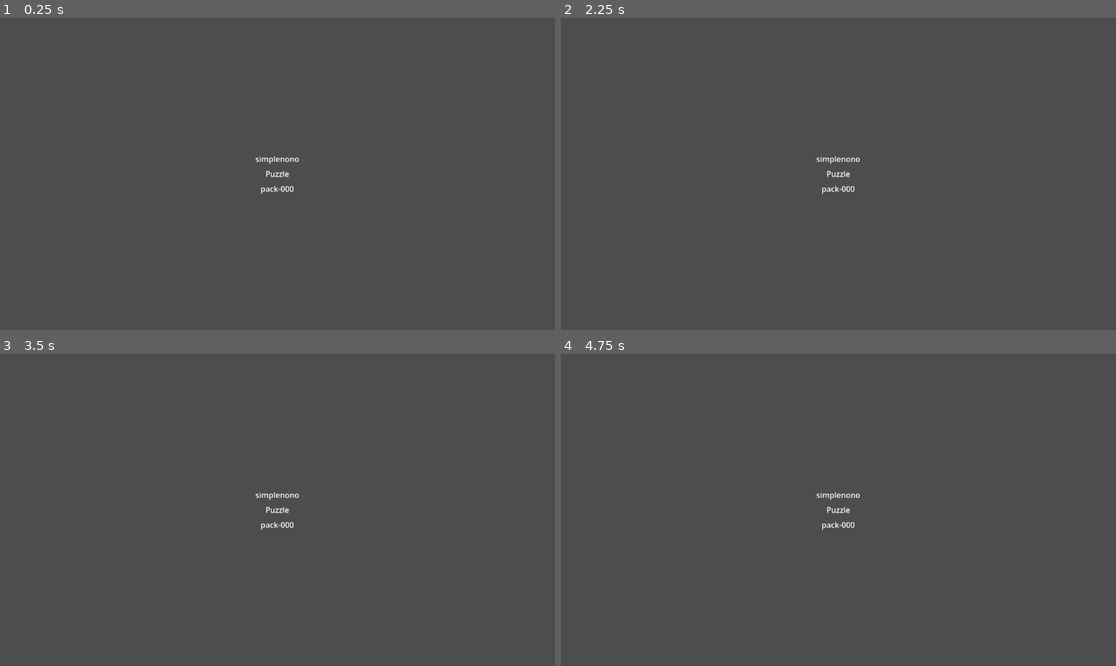
Above: before the commit, frames 1-4 (two rows, left to right).
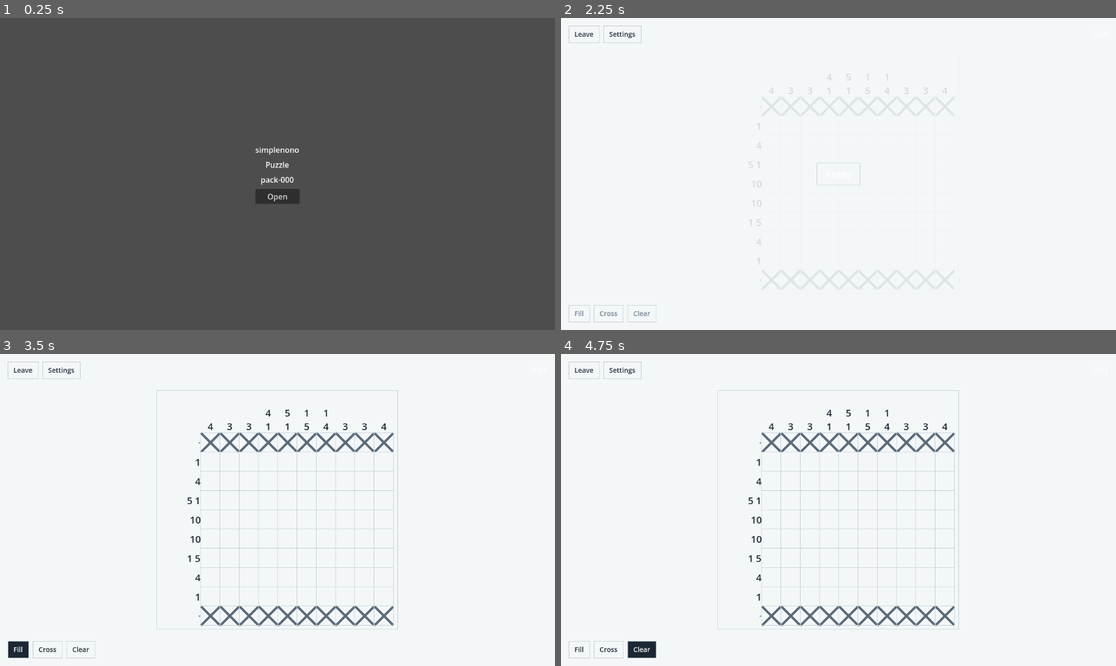
Above: after the commit, the same moments.

Repository: waigore/simplenono
Game: Godot game, scene res://presentation/shell.tscn
Same seed, same stepped clock (60 frames per second), same inputs: the game is played once before the commit and once after it.
Inputs (mouse positions are in pixels of both pictures, inside the frame that each line leads up to):
- Up to frame 1 (0.25 s): no input
- Up to frame 2 (2.25 s): click (838, 195) at 0.5 s, where only the run after the commit has a clickable "Open"; click (583, 33) at 1.25 s, where only the run after the commit has a clickable "Leave"; click (838, 195) at 2 s, where only the run after the commit has a clickable "Open"
- Up to frame 3 (3.5 s): click (16, 650) at 2.75 s, where only the run after the commit has a clickable "Fill"
- Up to frame 4 (4.75 s): click (610, 650) at 3.5 s, where only the run after the commit has a clickable "Cross"; click (644, 650) at 4.25 s, where only the run after the commit has a clickable "Clear"

The runs differ from the first frame. In frame 1, 0.7% of the frame differs, in the area x 46-54%, y 41-60%; in frame 2, 100%, in the area x 0-100%, y 0-100%; in frame 3, 100%; in frame 4, 100%.

Commit message:
Wire the shell to the puzzle open leg (#112)
The shell loads the shipped pack, holds one Attempt, and opens any pack puzzle by id through CTR-attempt O1, then shows the puzzle screen (SEQ-open S1-S6). An unknown id changes nothing (B1). C1 ends the attempt and returns to the shell view.

Diff:
--- a/game/presentation/shell.gd
+++ b/game/presentation/shell.gd
@@ -1,19 +1,99 @@
 class_name Shell
 extends Control
-## [b]CMP-shell[/b] stub: the app's first screen.
+## [b]CMP-shell[/b] R1 and R2: the app's first screen and the shell → puzzle open leg
+## (specs/technical/components/shell.md; specs/technical/sequences/open.md S1–S6,
+## [`J-play-puzzle`](specs/ux/stories/journeys/play-puzzle.md) S1).
 ##
-## Holds one stub data point, [constant STUB_PUZZLE_ID], and displays it. Nothing
-## else is built yet: no attempt operation ([b]CTR-attempt[/b] C1), no pack call
-## ([b]CTR-pack[/b] C2), no grid or clue drawing (R3), no navigation. The puzzle
-## target scene and the shell → puzzle open leg are owned by #112; the real puzzle
-## screen UI is #110. See specs/technical/components/shell.md.
+## The shell loads the shipped pack ([b]CTR-pack[/b] O8), holds one [Attempt], and
+## swaps between the puzzle screen and its own placeholder view. Opening is by
+## puzzle id and in free order: every id in the load result opens, and an unknown id
+## or a pack that would not load changes nothing ([code]SEQ-open[/code] B1,
+## [b]CTR-attempt[/b] G3). The shell sends only O1 — it never writes a mark, a
+## record, or a derived value.
+##
+## The placeholder view is not [code]UI-gallery[/code]: gallery browsing is #94, and
+## the result, settings, and leave routing stay with #95 and #96, so C1 only ends
+## the attempt ([b]CTR-attempt[/b] O6) and returns here.
 
-## Stub puzzle id, chosen from the shipped pack ([b]CTR-pack[/b] pack layout).
-## Shape is not fixed yet ([SCH-puzzle-def] F1); replace once #105 lands.
+## The puzzle the placeholder opens when the player activates it. Chosen from the
+## shipped pack; gallery selection replaces it in #94.
 const STUB_PUZZLE_ID := "pack-000"
 
+## Shown when nothing is open.
+const HOME_VIEW := "home"
+
+## Shown for the open puzzle.
+const PUZZLE_VIEW := "puzzle"
+
+## The live [Attempt], or null when no puzzle is open.
+var _attempt: Attempt
+var _pack := Pack.new()
+var _view := HOME_VIEW
+
+@onready var _home: Control = %Home
+@onready var _puzzle: PuzzleScreen = %Puzzle
 @onready var _puzzle_id_label: Label = %PuzzleIdLabel
+@onready var _open_button: Button = %OpenButton
 
 
 func _ready() -> void:
+	_pack.load_pack(Pack.PACK_PATH)
 	_puzzle_id_label.text = STUB_PUZZLE_ID
+	_open_button.pressed.connect(open_puzzle.bind(STUB_PUZZLE_ID))
+	_puzzle.leave_requested.connect(leave_puzzle)
+	_show_home()
+
+
+## [code]SEQ-open[/code] S1–S6: opens [param puzzle_id] through [b]CTR-attempt[/b] O1 in
+## the pack this shell loaded, then shows the puzzle screen. Returns false and changes
+## nothing for an unknown id ([code]SEQ-open[/code] B1).
+func open_puzzle(puzzle_id: String) -> bool:
+	if _pack.definition(puzzle_id) == null:
+		return false
+	var attempt := Attempt.new(_pack)
+	if not attempt.open(puzzle_id):
+		return false
+	_attempt = attempt
+	_puzzle.present(attempt)
+	_show_puzzle()
+	return true
+
+
+## [b]CTR-attempt[/b] O6 via the screen's C1 intent, then back to the placeholder.
+## [code]SEQ-leave[/code] S5's gallery is #94.
+func leave_puzzle() -> void:
+	_attempt = null
+	_puzzle.present(null)
+	_show_home()
+
+
+## The live attempt, or null when nothing is open.
+func attempt() -> Attempt:
+	return _attempt
+
+
+## [constant HOME_VIEW] or [constant PUZZLE_VIEW].
+func view() -> String:
+	return _view
+
+
+## The open puzzle id, or empty when nothing is open.
+func puzzle_id() -> String:
+	return _attempt.puzzle_id() if _attempt != null else ""
+
+
+## The pack the shell opens puzzles from ([b]CTR-pack[/b] O8 result holder).
+func pack() -> Pack:
+	return _pack
+
+
+func _show_home() -> void:
+	_view = HOME_VIEW
+	_home.visible = true
+	_puzzle.visible = false
+
+
+func _show_puzzle() -> void:
+	_view = PUZZLE_VIEW
+	_home.visible = false
+	_puzzle.visible = true
--- a/game/presentation/shell.tscn
+++ b/game/presentation/shell.tscn
@@ -1,6 +1,7 @@
-[gd_scene load_steps=2 format=3]
+[gd_scene load_steps=3 format=3]
 
 [ext_resource type="Script" path="res://presentation/shell.gd" id="1_shell"]
+[ext_resource type="PackedScene" path="res://presentation/puzzle.tscn" id="2_puzzle"]
 
 [node name="Shell" type="Control"]
 layout_mode = 3
@@ -11,7 +12,8 @@
 grow_vertical = 2
 script = ExtResource("1_shell")
 
-[node name="Center" type="CenterContainer" parent="."]
+[node name="Home" type="Control" parent="."]
+unique_name_in_owner = true
 layout_mode = 1
 anchors_preset = 15
 anchor_right = 1.0
@@ -19,21 +21,39 @@
 grow_horizontal = 2
 grow_vertical = 2
 
-[node name="Panel" type="VBoxContainer" parent="Center"]
+[node name="Center" type="CenterContainer" parent="Home"]
+layout_mode = 1
+anchors_preset = 15
+anchor_right = 1.0
+anchor_bottom = 1.0
+grow_horizontal = 2
+grow_vertical = 2
+
+[node name="Panel" type="VBoxContainer" parent="Home/Center"]
 layout_mode = 2
 theme_override_constants/separation = 8
 
-[node name="TitleLabel" type="Label" parent="Center/Panel"]
+[node name="TitleLabel" type="Label" parent="Home/Center/Panel"]
 layout_mode = 2
 text = "simplenono"
 horizontal_alignment = 1
 
-[node name="PuzzleIdCaption" type="Label" parent="Center/Panel"]
+[node name="PuzzleIdCaption" type="Label" parent="Home/Center/Panel"]
 layout_mode = 2
 text = "Puzzle"
 horizontal_alignment = 1
 
-[node name="PuzzleIdLabel" type="Label" parent="Center/Panel"]
+[node name="PuzzleIdLabel" type="Label" parent="Home/Center/Panel"]
 unique_name_in_owner = true
 layout_mode = 2
 horizontal_alignment = 1
+
+[node name="OpenButton" type="Button" parent="Home/Center/Panel"]
+unique_name_in_owner = true
+layout_mode = 2
+text = "Open"
+
+[node name="Puzzle" parent="." instance=ExtResource("2_puzzle")]
+unique_name_in_owner = true
+visible = false
+layout_mode = 1
--- /dev/null
+++ b/game/test/test_shell_open.gd
@@ -0,0 +1,98 @@
+extends GutTest
+## Shell → puzzle open leg — [b]CMP-shell[/b] R1/R2 (specs/technical/components/shell.md)
+## and [code]SEQ-open[/code] S1–S6 / B1 (specs/technical/sequences/open.md); journey
+## [code]J-play-puzzle[/code] S1 of specs/ux/stories/journeys/play-puzzle.md.
+##
+## The shell runs against the shipped pack it loads itself ([b]CTR-pack[/b] O8), so
+## free order is proved over the real ids. The result/view is [code]SCN-result[/code]
+## (epic #95) and gallery browsing is #94: those scenarios are not claimed here.
+
+const SHELL_SCENE := "res://presentation/shell.tscn"
+const PROJECT_FILE := "res://project.godot"
+
+var _shell: Shell
+
+
+func before_each():
+	var scene := load(SHELL_SCENE) as PackedScene
+	assert_not_null(scene, "shell scene loads")
+	_shell = scene.instantiate() as Shell
+	add_child_autofree(_shell)
+	_shell.get_node("%Puzzle").set_process(false)
+
+
+func _control(node_name: String) -> Control:
+	return _shell.get_node("%" + node_name) as Control
+
+
+# J-play-puzzle S1 / N1: the app boots into the shell and can open a puzzle by id
+func test_main_scene_is_the_shell_and_it_holds_a_puzzle_id():
+	var project := ConfigFile.new()
+	assert_eq(project.load(PROJECT_FILE), OK, "project.godot loads")
+	assert_eq(
+		project.get_value("application", "run/main_scene"),
+		"res://presentation/shell.tscn",
+		"the shell is the run entry",
+	)
+	assert_eq(_shell.view(), Shell.HOME_VIEW, "the app starts on the shell view")
+	assert_eq(_shell.puzzle_id(), "", "nothing is open yet")
+	assert_eq(_control("PuzzleIdLabel").text, Shell.STUB_PUZZLE_ID, "the shell shows its id")
+
+
+# J-play-puzzle S1 / SEQ-open S1-S6: an id in the local pack opens and the screen shows
+func test_open_by_id_shows_the_puzzle_screen():
+	var attempt_before := _shell.attempt()
+	assert_true(_shell.open_puzzle("pack-000"), "pack-000 opens")
+	assert_ne(_shell.attempt(), attempt_before, "O1 started a new attempt")
+	assert_eq(_shell.attempt().puzzle_id(), "pack-000", "the attempt holds the id")
+	assert_eq(_shell.view(), Shell.PUZZLE_VIEW, "S6: the puzzle screen shows")
+	assert_true(_control("Puzzle").visible, "the puzzle screen is on")
+	assert_false(_control("Home").visible, "the shell view is hidden")
+	var screen: PuzzleScreen = _control("Puzzle")
+	assert_same(screen.attempt(), _shell.attempt(), "the screen shows that attempt")
+	assert_eq(_shell.get_node("%Puzzle").state_id(), "S2", "S5-S6: the Ready beat runs")
+
+
+# SEQ-open S1: every puzzle in the shipped pack opens in free order
+func test_every_pack_id_opens_in_free_order():
+	var result := _shell.pack().load_result()
+	assert_not_null(result, "the shell loaded the shipped pack")
+	assert_eq(result.accepted_count, 200, "the shipped pack holds 200 puzzles")
+	assert_eq(result.rejected.size(), 0, "no shipped entry is rejected")
+	var ids := ["pack-000", "pack-199", "pack-100", "pack-001", "pack-137"]
+	var screen: PuzzleScreen = _control("Puzzle")
+	for id in ids:
+		assert_not_null(_shell.pack().definition(id), "%s is a shipped id" % id)
+		assert_true(_shell.open_puzzle(id), "%s opens in free order" % id)
+		assert_eq(_shell.puzzle_id(), id, "the last open id is held")
+		assert_eq(screen.attempt().puzzle_id(), id, "the screen shows it")
+
+
+# SEQ-open B1: an unknown id changes neither the screen nor the open attempt
+func test_unknown_id_changes_nothing():
+	assert_true(_shell.open_puzzle("pack-000"), "a known id opens first")
+	var attempt := _shell.attempt()
+	var marks_before := attempt.state().marks().snapshot()
+
+	assert_false(_shell.open_puzzle("no-such-puzzle"), "an unknown id is refused")
+
+	assert_eq(_shell.view(), Shell.PUZZLE_VIEW, "the current screen stays")
+	assert_same(_shell.attempt(), attempt, "the open attempt is unchanged")
+	assert_eq(_shell.puzzle_id(), "pack-000", "the open id is unchanged")
+	assert_eq(attempt.state().marks().snapshot(), marks_before, "CTR-attempt G3: no mark written")
+
+
+# SEQ-open B1: an unknown id with nothing open leaves the shell view as it was
+func test_unknown_id_on_the_shell_view_changes_nothing():
+	assert_false(_shell.open_puzzle("no-such-puzzle"), "an unknown id is refused")
+	assert_eq(_shell.view(), Shell.HOME_VIEW, "the shell view stays")
+	assert_null(_shell.attempt(), "no attempt is opened")
+
+
+# J-play-puzzle S3 (open leg only): C1 ends the attempt and returns to the shell view
+func test_leave_returns_to_the_shell_view():
+	assert_true(_shell.open_puzzle("pack-199"), "a puzzle is open")
+	_shell.get_node("%Puzzle").leave_requested.emit()
+	assert_eq(_shell.view(), Shell.HOME_VIEW, "the shell view shows again")
+	assert_null(_shell.attempt(), "the attempt is cleared")
+	assert_false(_control("Puzzle").visible, "E2: the puzzle screen is off")
--- a/game/test/test_shell_stub.gd
+++ /dev/null
@@ -1,35 +0,0 @@
-extends GutTest
-## Shell stub screen — [b]CMP-shell[/b] stub, [b]components/shell.md[/b].
-##
-## Asserts only what the stub promises: the main scene is the shell stub, and the
-## stub holds and displays a hardcoded puzzle id. Nothing here expects attempt or
-## pack access, navigation, or a puzzle target scene (#112, #110).
-
-const SHELL_SCENE := "res://presentation/shell.tscn"
-const PROJECT_FILE := "res://project.godot"
-
-
-func test_main_scene_is_the_shell_stub():
-	var project := ConfigFile.new()
-	assert_eq(project.load(PROJECT_FILE), OK, "project.godot loads")
-	assert_eq(
-		project.get_value("application", "run/main_scene"),
-		SHELL_SCENE,
-		"the shell stub is the run entry",
-	)
-	assert_false(
-		ResourceLoader.exists("res://main.tscn"),
-		"the previous bare run entry is gone",
-	)
-
-
-func test_shell_stub_displays_the_hardcoded_puzzle_id():
-	assert_true(ResourceLoader.exists(SHELL_SCENE), "shell stub scene exists")
-	var scene := load(SHELL_SCENE) as PackedScene
-	var shell: Shell = scene.instantiate() as Shell
-	assert_not_null(shell, "shell stub roots on Shell")
-	add_child_autofree(shell)
-	assert_eq(shell.STUB_PUZZLE_ID, "pack-000", "stub holds a hardcoded puzzle id")
-	var label := shell.get_node("%PuzzleIdLabel") as Label
-	assert_not_null(label, "stub shows the puzzle id")
-	assert_eq(label.text, shell.STUB_PUZZLE_ID, "shown id is the constant")
Not shown, added: game/test/test_shell_open.gd.uid
Not shown, removed: game/test/test_shell_stub.gd.uid
